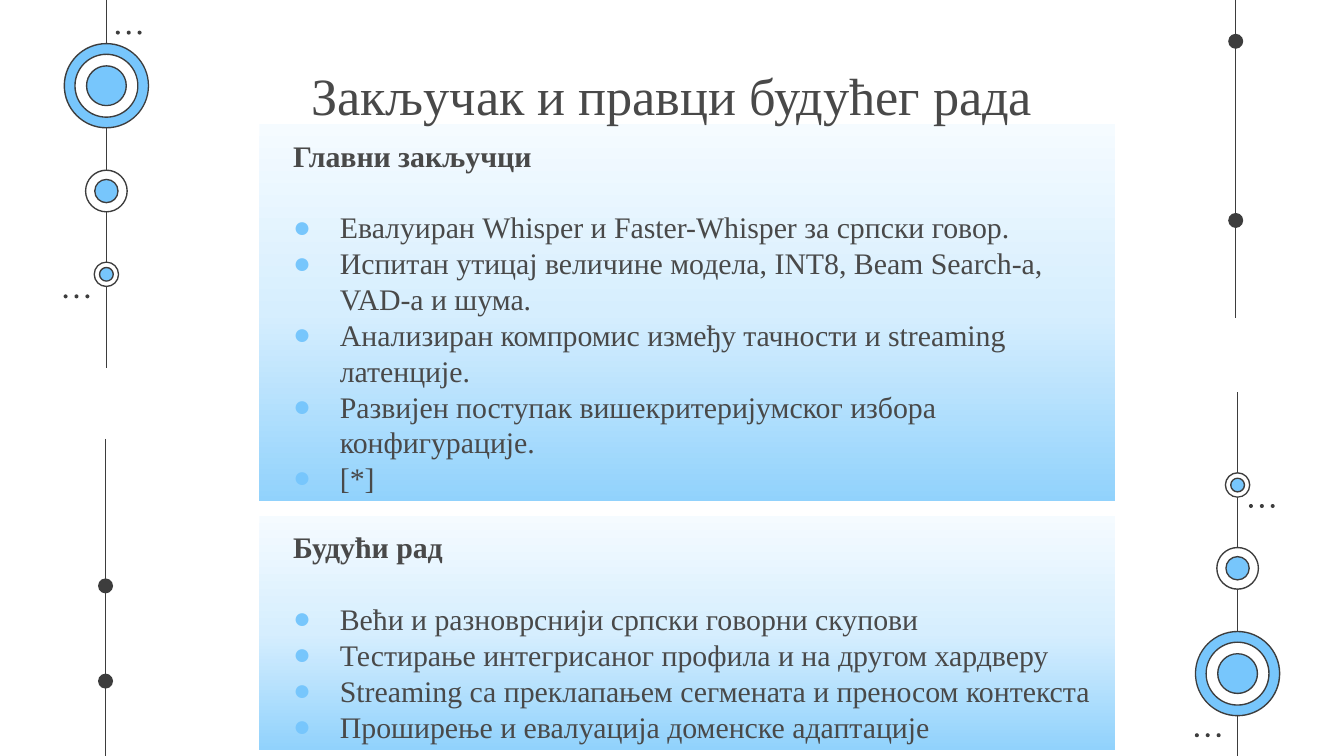
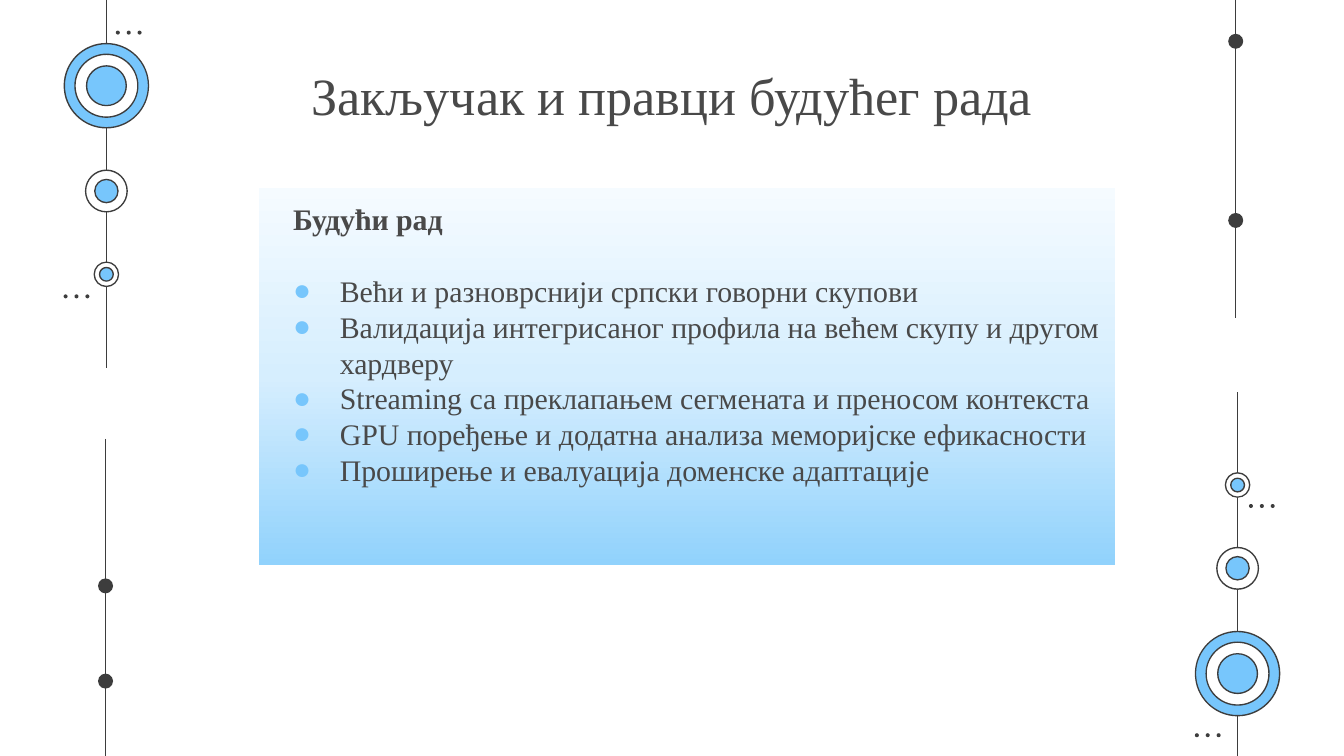
Before and after one commit to Sajko01/serbian-whisper-asr-optimization, a slide deck: slide 47 of docs/2120_Aleksandar_Jovanovic_Master_Rad.pptx (slide 44 before the commit). Drawn at 1344x756 pixels with LibreOffice and Linux fonts; fonts in the diff are those of the drawing. Boxes give left, top, right and bottom in pixels: in the first picture for what was removed or moved away, otherwise in the second. Text is boxed around its words. In the diff, an @@ line names an element or a change of style, - is before the commit and + after.

```diff
--- a/docs/2120_Aleksandar_Jovanovic_Master_Rad.pptx
+++ b/docs/2120_Aleksandar_Jovanovic_Master_Rad.pptx
@@ text removed at (259, 124, 1116, 501) @@
-Главни закључци
-● Евалуиран Whisper и Faster-Whisper за српски говор.
-● Испитан утицај величине модела, INT8, Beam Search-а, VAD-а и шума.
-● Анализиран компромис између тачности и streaming латенције.
-● Развијен поступак вишекритеријумског избора конфигурације.
-● [*]
@@ rectangle "Будући рад": place and size @@
-rectangle "Будући рад" at (259, 516, 1116, 750)
+rectangle "Будући рад" at (259, 188, 1116, 566)
@@ text in rectangle at (340, 317, 1099, 379): text changed @@
-● Тестирање интегрисаног профила и на другом хардверу
+● Валидација интегрисаног профила на већем скупу и другом хардверу
@@ text in rectangle at (340, 424, 1086, 451): paragraph added @@
+● GPU поређење и додатна анализа меморијске ефикасности
```
Also in this commit, not shown: 24 other slides changed, 3 slides added, 10 other files.
